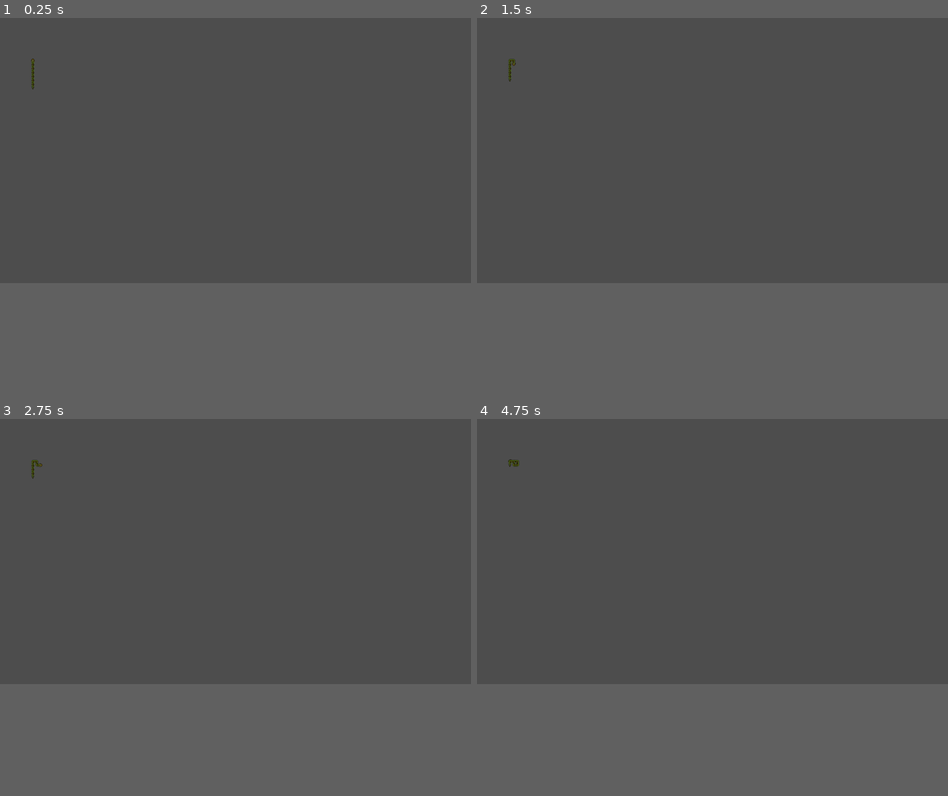
Above: before the commit, frames 1-4 (two rows, left to right).
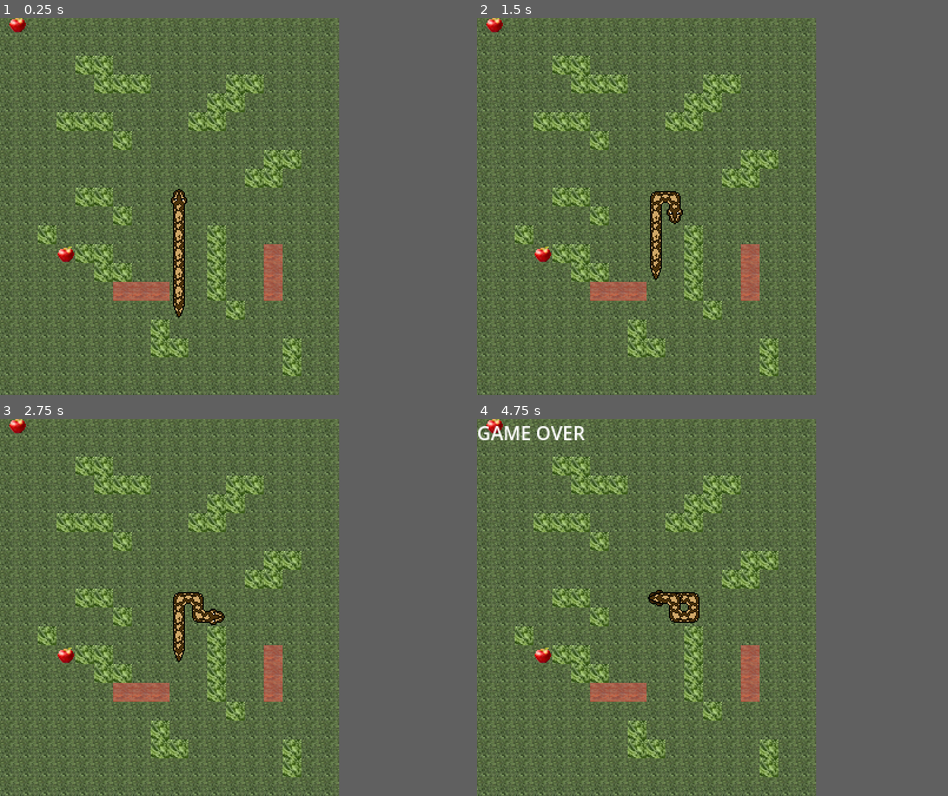
Above: after the commit, the same moments.

Repository: B-nce/Snake
Game: Godot game, scene res://scenes/level_1/level_1.tscn
Same seed, same stepped clock (60 frames per second), same inputs: the game is played once before the commit and once after it. Before the commit the project starts from res://scenes/test_scene/test_scene.tscn.
Inputs:
- Up to frame 1 (0.25 s): no input
- Up to frame 2 (1.5 s): tap Enter at 0.5 s; hold Right (right) 0.53-1.28 s; tap Space at 1.25 s; hold Down (down) from 1.28 s (still down)
- Up to frame 3 (2.75 s): tap Enter at 2 s; release Down (down) at 2.03 s; hold Right (right) from 2.03 s (still down)
- Up to frame 4 (4.75 s): tap Space at 2.75, 4.25 s; release Right (right) at 2.78 s; hold Up (up) 2.78-3.53 s; tap Enter at 3.5 s; hold Left (left) from 3.53 s (still down)
The window is 800x450 before the commit and 576x640 after it. Grey fills any space a smaller window leaves; there, only what the larger window draws over its background counts as a difference.

The runs differ from the first frame. In frame 1, 44% of the frame differs, in the area x 0-72%, y 0-100%; in frame 2, 44%; in frame 3, 44%; in frame 4, 44%.

Commit message:
Snake wrapping + apple logic WIP

Diff:
--- a/snake/constants.gd
+++ b/snake/constants.gd
@@ -7,7 +7,12 @@
 const SPRITE_SIZE: int = 16
 const EPSILON: float = 0.001
 
-#collision groups
-const COLLISON_HEAD: StringName = "head"
-const COLLISON_BODY: StringName = "body"
-const COLLISON_APPLE: StringName = "apple"
+#collision constants
+const COLLISION_HEAD: StringName = "head"
+const COLLISION_BODY: StringName = "body"
+const COLLISION_WALL: StringName = "wall"
+const COLLISION_APPLE: StringName = "apple"
+
+const COLLISION_LAYER_PLAYER: int = 2
+const COLLISION_MASK_FLOOR: int = 1
+const COLLISION_MASK_PLAYER: int = 2
--- a/snake/project.godot
+++ b/snake/project.godot
@@ -11,8 +11,7 @@
 [application]
 
 config/name="Snake"
-run/main_scene="uid://dwgyud4ob1l6v"
-
+run/main_scene="uid://cs3vwhjl6w3l3"
 config/features=PackedStringArray("4.4", "Forward Plus")
 config/icon="res://icon.svg"
 
@@ -32,8 +31,8 @@
 
 [display]
 
-window/size/viewport_width=1920
-window/size/viewport_height=1080
+window/size/viewport_width=288
+window/size/viewport_height=320
 window/stretch/mode="viewport"
 
 [input]
--- /dev/null
+++ b/snake/scenes/apple/apple.gd
@@ -0,0 +1,12 @@
+class_name Apple
+extends Area2D
+
+signal apple_eaten
+
+func _ready() -> void:
+	connect("area_entered", Callable(self, "_on_area_entered"))
+
+func _on_area_entered(area: Area2D) -> void:
+	if area.is_in_group(Constants.COLLISION_HEAD):
+		emit_signal("apple_eaten", self)
+		queue_free()
--- /dev/null
+++ b/snake/scenes/apple/apple.tscn
@@ -0,0 +1,19 @@
+[gd_scene load_steps=4 format=3 uid="uid://bcrrspqjibwxb"]
+
+[ext_resource type="Script" uid="uid://bw2juk81hdwsf" path="res://scenes/apple/apple.gd" id="1_q7gff"]
+[ext_resource type="Texture2D" uid="uid://pplkj0svoulg" path="res://assets/sprites/apple.png" id="1_qqfmt"]
+
+[sub_resource type="RectangleShape2D" id="RectangleShape2D_q7gff"]
+size = Vector2(16, 16)
+
+[node name="Apple" type="Area2D" groups=["apple"]]
+collision_layer = 2
+collision_mask = 3
+script = ExtResource("1_q7gff")
+
+[node name="CollisionShape2D" type="CollisionShape2D" parent="."]
+shape = SubResource("RectangleShape2D_q7gff")
+debug_color = Color(0.711569, 0.438858, 0.556701, 0.42)
+
+[node name="Sprite2D" type="Sprite2D" parent="."]
+texture = ExtResource("1_qqfmt")
--- a/snake/scenes/level_1/level_1.gd
+++ b/snake/scenes/level_1/level_1.gd
@@ -1 +1,48 @@
 extends Node2D
+
+
+const Apple = preload("res://scenes/apple/apple.tscn")
+@onready var rng: RandomNumberGenerator = RandomNumberGenerator.new()
+@onready var map_size: Vector2 = $Floor.get_used_rect().size * Constants.SPRITE_SIZE
+
+func _ready() -> void:
+	_spawn_apple()
+	%Player.map_size = self.map_size
+
+
+func _on_apple_eaten(apple) -> void:
+	_spawn_apple()
+
+
+func _on_player_snake_death() -> void:
+	var label: Label = Label.new()
+	add_child(label)
+	label.text = "GAME OVER"
+	label.size = Vector2(40,40)
+
+
+func _spawn_apple():
+	var apple: Apple = Apple.instantiate()
+	add_child(apple)
+	apple.connect("apple_eaten", Callable(self, "_on_apple_eaten"))
+
+	var apple_position: Vector2 = Vector2(randi_range(0, map_size.x) / Constants.SPRITE_SIZE,
+		randi_range(0, map_size.y) / Constants.SPRITE_SIZE)
+
+	while _point_in_area(apple_position):
+		apple_position = Vector2(randi_range(0, map_size.x - 1) / Constants.SPRITE_SIZE,
+		randi_range(0, map_size.y - 1) / Constants.SPRITE_SIZE)
+
+	apple.position = apple_position
+
+
+func _point_in_area(point: Vector2) -> bool:
+	var query_parameters: PhysicsPointQueryParameters2D = PhysicsPointQueryParameters2D.new()
+	query_parameters.collision_mask = Constants.COLLISION_MASK_PLAYER
+	query_parameters.collide_with_areas = true
+	query_parameters.collide_with_bodies = false
+	query_parameters.position = point
+
+	var space_state = get_world_2d().direct_space_state
+	var result: Array[Dictionary] = space_state.intersect_point(query_parameters)
+	return result.size() > 0
--- a/snake/scenes/level_1/level_1.tscn
+++ b/snake/scenes/level_1/level_1.tscn
@@ -1,31 +1,48 @@
-[gd_scene load_steps=6 format=4 uid="uid://cs3vwhjl6w3l3"]
+[gd_scene load_steps=10 format=4 uid="uid://cs3vwhjl6w3l3"]
 
 [ext_resource type="Script" uid="uid://d38dj5lexsngu" path="res://scenes/level_1/level_1.gd" id="1_janvk"]
 [ext_resource type="Texture2D" uid="uid://der2aabcpt52n" path="res://assets/sprites/static_tiles.png" id="1_uwrxv"]
 [ext_resource type="PackedScene" uid="uid://iocv5fo1fth5" path="res://scenes/player/player.tscn" id="2_igcjm"]
+[ext_resource type="Script" uid="uid://bjdsp3416fmcp" path="res://scenes/wall_tile_layer/wall_tile_layer.gd" id="4_igcjm"]
+[ext_resource type="PackedScene" uid="uid://bcrrspqjibwxb" path="res://scenes/apple/apple.tscn" id="5_jr17i"]
 
-[sub_resource type="TileSetAtlasSource" id="TileSetAtlasSource_yqjtg"]
+[sub_resource type="TileSetAtlasSource" id="TileSetAtlasSource_janvk"]
 texture = ExtResource("1_uwrxv")
 0:0/0 = 0
 1:0/0 = 0
 2:0/0 = 0
 
 [sub_resource type="TileSet" id="TileSet_8cj0n"]
-sources/1 = SubResource("TileSetAtlasSource_yqjtg")
+sources/1 = SubResource("TileSetAtlasSource_janvk")
+
+[sub_resource type="TileSetAtlasSource" id="TileSetAtlasSource_xqidk"]
+texture = ExtResource("1_uwrxv")
+0:0/0 = 0
+1:0/0 = 0
+2:0/0 = 0
+
+[sub_resource type="TileSet" id="TileSet_7e5lm"]
+sources/1 = SubResource("TileSetAtlasSource_xqidk")
 
 [node name="Level1" type="Node2D"]
 script = ExtResource("1_janvk")
 
-[node name="Player" parent="." instance=ExtResource("2_igcjm")]
-
 [node name="Floor" type="TileMapLayer" parent="."]
-position = Vector2(1, -7)
 tile_map_data = PackedByteArray("AAAQAAoAAQAAAAAAAAAFAAMAAQABAAAAAAABAAEAAQAAAAAAAAARABMAAQAAAAAAAAAQABMAAQAAAAAAAAAPAB …(5680 unchanged characters)…
 tile_set = SubResource("TileSet_8cj0n")
 collision_enabled = false
 
+[node name="Player" parent="." instance=ExtResource("2_igcjm")]
+unique_name_in_owner = true
+position = Vector2(152, 152)
+length = 7
+
 [node name="Wall" type="TileMapLayer" parent="."]
-position = Vector2(1, -7)
-tile_map_data = PackedByteArray("AAAJAAsAAQACAAAAAAAJAAwAAQACAAAAAAAKAAsAAQACAAAAAAAKAAwAAQACAAAAAAA=")
-tile_set = SubResource("TileSet_8cj0n")
-collision_enabled = false
+tile_map_data = PackedByteArray("AAAGAA4AAQACAAAAAAAHAA4AAQACAAAAAAAIAA4AAQACAAAAAAAOAAwAAQACAAAAAAAOAA0AAQACAAAAAAAOAA4AAQACAAAAAAA=")
+tile_set = SubResource("TileSet_7e5lm")
+script = ExtResource("4_igcjm")
+
+[node name="Apple" parent="." instance=ExtResource("5_jr17i")]
+position = Vector2(56, 200)
+
+[connection signal="snake_death" from="Player" to="." method="_on_player_snake_death"]
--- a/snake/scenes/player/player.gd
+++ b/snake/scenes/player/player.gd
@@ -1,7 +1,7 @@
 class_name Player
 extends CharacterBody2D
 
-
+signal snake_death
 const SnakeSpriteTypes = preload("res://scenes/player/snake_sprite_types.gd")
 const BodyPartScene: PackedScene = preload("res://scenes/body_part/body_part.tscn")
 @export var direction: float = Constants.ROTATION_UP
@@ -9,6 +9,8 @@
 @export_range(2, 100, 1) var length: int = 2
 @export var texture: Texture2D = load("res://assets/sprites/ball_python.png")
 @export var move_interval: float = 1
+@export var movement_is_enabled: bool = true
+@export var map_size: Vector2 = Vector2(18,20)
 var _timer: float = 0
 var _previous_tail_position: Vector2
 
@@ -20,27 +22,28 @@
 
 func _process(delta: float) -> void:
 	_timer += delta
-	if _timer >= move_interval:
+	if _timer >= move_interval and movement_is_enabled:
 		_move_and_reset_timer()
 
 
 func _input(event: InputEvent) -> void:
-	if event.is_action_pressed("up"):
-		if direction == Constants.ROTATION_LEFT or direction == Constants.ROTATION_RIGHT :
-			direction = Constants.ROTATION_UP
-			_move_and_reset_timer()
-	if event.is_action_pressed("down"):
-		if direction == Constants.ROTATION_LEFT or direction == Constants.ROTATION_RIGHT :
-			direction = Constants.ROTATION_DOWN
-			_move_and_reset_timer()
-	if event.is_action_pressed("right"):
-		if direction == Constants.ROTATION_UP or direction == Constants.ROTATION_DOWN :
-			direction = Constants.ROTATION_RIGHT
-			_move_and_reset_timer()
-	if event.is_action_pressed("left"):
-		if direction == Constants.ROTATION_UP or direction == Constants.ROTATION_DOWN :
-			direction = Constants.ROTATION_LEFT
-			_move_and_reset_timer()
+	if movement_is_enabled:
+		if event.is_action_pressed("up"):
+			if direction == Constants.ROTATION_LEFT or direction == Constants.ROTATION_RIGHT :
+				direction = Constants.ROTATION_UP
+				_move_and_reset_timer()
+		if event.is_action_pressed("down"):
+			if direction == Constants.ROTATION_LEFT or direction == Constants.ROTATION_RIGHT :
+				direction = Constants.ROTATION_DOWN
+				_move_and_reset_timer()
+		if event.is_action_pressed("right"):
+			if direction == Constants.ROTATION_UP or direction == Constants.ROTATION_DOWN :
+				direction = Constants.ROTATION_RIGHT
+				_move_and_reset_timer()
+		if event.is_action_pressed("left"):
+			if direction == Constants.ROTATION_UP or direction == Constants.ROTATION_DOWN :
+				direction = Constants.ROTATION_LEFT
+				_move_and_reset_timer()
 
 
 func _add_body_part(part_position: Vector2, type: SnakeSpriteTypes.Type, collision_group: String) -> void:
@@ -60,24 +63,26 @@
 	var start_positon: Vector2 = position
 	for i: int in range(0, length):
 		if i == 0 :
-			_add_body_part(start_positon, SnakeSpriteTypes.Type.HEAD, Constants.COLLISON_HEAD)
+			_add_body_part(start_positon, SnakeSpriteTypes.Type.HEAD, Constants.COLLISION_HEAD)
 		elif i == length -1 :
-			_add_body_part(start_positon, SnakeSpriteTypes.Type.TAIL, Constants.COLLISON_BODY)
+			_add_body_part(start_positon, SnakeSpriteTypes.Type.TAIL, Constants.COLLISION_BODY)
 		else:
-			_add_body_part(start_positon, SnakeSpriteTypes.Type.BODY_STRAIGHT, Constants.COLLISON_BODY)
+			_add_body_part(start_positon, SnakeSpriteTypes.Type.BODY_STRAIGHT, Constants.COLLISION_BODY)
 		start_positon = Vector2(start_positon.x, start_positon.y + Constants.SPRITE_SIZE)
 
 
 func _move_and_reset_timer() -> void:
 	_timer = 0
-	_move_snake_body()#first move the snake
-	#then add body part
+	_move_snake_body()
 	_check_collision()
-	_correct_snake_sprites()#then set new sprite types and rotations
+	_correct_snake_sprites()
 
 
-func take_damage() -> void:
+func _take_damage() -> void:
 	health_points -= 1
+	if health_points <= 0:
+		movement_is_enabled = false
+		snake_death.emit()
 
 
 func _check_collision() -> void:
@@ -89,10 +94,10 @@
 		for overlap: Area2D in overlaps:
 			var group: StringName = overlap.get_groups().back()
 			match group:
-				Constants.COLLISON_BODY:
-					take_damage()
-				Constants.COLLISON_APPLE:
-					_add_body_part(_previous_tail_position, SnakeSpriteTypes.Type.TAIL, Constants.COLLISON_BODY)
+				Constants.COLLISION_BODY, Constants.COLLISION_WALL, Constants.COLLISION_HEAD:
+					_take_damage()
+				Constants.COLLISION_APPLE:
+					_add_body_part(_previous_tail_position, SnakeSpriteTypes.Type.TAIL, Constants.COLLISION_BODY)
 
 
 func _move_snake_body() -> void:
@@ -105,6 +110,10 @@
 		body_parts[i].position = body_parts[i - 1].position
 
 	self.position += Vector2(0,-1).rotated(direction) * Constants.SPRITE_SIZE
+	#The snake comes back on the other side of the map
+	self.position.x = posmod(self.position.x, map_size.x)
+	self.position.y = posmod(self.position.y, map_size.y)
+
 	body_parts[0].position = self.position
 
 
@@ -115,8 +124,9 @@
 	body_parts[0].update_sprite(direction, SnakeSpriteTypes.Type.HEAD)
 
 	for n: int in range(1,body_parts.size() - 1):
-		var next_part_diff: Vector2 = body_parts[n + 1].position - body_parts[n].position
-		var prev_part_diff: Vector2 = body_parts[n - 1].position - body_parts[n].position
+		var next_part_diff: Vector2 = _wrap_diff(body_parts[n + 1].position - body_parts[n].position)
+		var prev_part_diff: Vector2 =_wrap_diff(body_parts[n - 1].position - body_parts[n].position)
+
 		var difference: Vector2 = body_parts[n - 1].position - body_parts[n + 1].position
 		if abs(difference.x) < Constants.EPSILON or abs(difference.y) < Constants.EPSILON:
 			body_parts[n].update_sprite(prev_part_diff.angle() + PI/2, SnakeSpriteTypes.Type.BODY_STRAIGHT)
@@ -127,5 +137,11 @@
 			body_parts[n].flip_horizontally(prev_part_diff.x + Constants.EPSILON < 0 or next_part_diff.x + Constants.EPSILON < 0)
 			body_parts[n].flip_vertically(prev_part_diff.y + Constants.EPSILON < 0 or next_part_diff.y + Constants.EPSILON < 0)
 
-	var tail_difference: Vector2 = body_parts[-2].position - body_parts[-1].position
+	var tail_difference: Vector2 = _wrap_diff(body_parts[-2].position - body_parts[-1].position)
 	body_parts[-1].update_sprite(tail_difference.angle() + PI/2, SnakeSpriteTypes.Type.TAIL)
+
+
+#If the next or previous part is not next to the current part it means the snake is
+#wrapping around the map. In that case the prev or next part is in the opposite direction
+func _wrap_diff(diff: Vector2) -> Vector2:
+	return diff if abs(diff.x) <= Constants.SPRITE_SIZE and abs(diff.y) <= Constants.SPRITE_SIZE else -diff
--- /dev/null
+++ b/snake/scenes/wall_tile_layer/wall_tile_layer.gd
@@ -0,0 +1,24 @@
+class_name WallTileLayer
+extends TileMapLayer
+
+
+func _ready() -> void:
+	var used_cells: Array[Vector2i] = self.get_used_cells()
+	for cell: Vector2i in used_cells:
+
+		var world_pos: Vector2 = map_to_local(cell)
+		var area: Area2D = Area2D.new()
+		self.add_child(area)
+
+		area.position = world_pos
+
+		var collision_shape: CollisionShape2D  = CollisionShape2D.new()
+		area.add_child(collision_shape)
+		area.set_collision_layer_value(Constants.COLLISION_LAYER_PLAYER, true)
+		area.set_collision_mask_value(Constants.COLLISION_MASK_FLOOR, true)
+		area.set_collision_mask_value(Constants.COLLISION_MASK_PLAYER, true)
+		area.add_to_group(Constants.COLLISION_WALL)
+
+		var rect_shape: RectangleShape2D = RectangleShape2D.new()
+		rect_shape.extents = Vector2(tile_set.tile_size.x / 2.0, tile_set.tile_size.y / 2.0)
+		collision_shape.shape = rect_shape
--- /dev/null
+++ b/snake/scenes/wall_tile_layer/wall_tile_layer.tscn
@@ -0,0 +1,17 @@
+[gd_scene load_steps=5 format=3 uid="uid://cgjosj51y5b6y"]
+
+[ext_resource type="Texture2D" uid="uid://der2aabcpt52n" path="res://assets/sprites/static_tiles.png" id="1_boj17"]
+[ext_resource type="Script" uid="uid://bjdsp3416fmcp" path="res://scenes/wall_tile_layer/wall_tile_layer.gd" id="2_5u4ct"]
+
+[sub_resource type="TileSetAtlasSource" id="TileSetAtlasSource_xqidk"]
+texture = ExtResource("1_boj17")
+0:0/0 = 0
+1:0/0 = 0
+2:0/0 = 0
+
+[sub_resource type="TileSet" id="TileSet_7e5lm"]
+sources/1 = SubResource("TileSetAtlasSource_xqidk")
+
+[node name="Wall" type="TileMapLayer"]
+tile_set = SubResource("TileSet_7e5lm")
+script = ExtResource("2_5u4ct")
Not shown, added: snake/scenes/apple/apple.gd.uid
Not shown, added: snake/scenes/wall_tile_layer/wall_tile_layer.gd.uid
